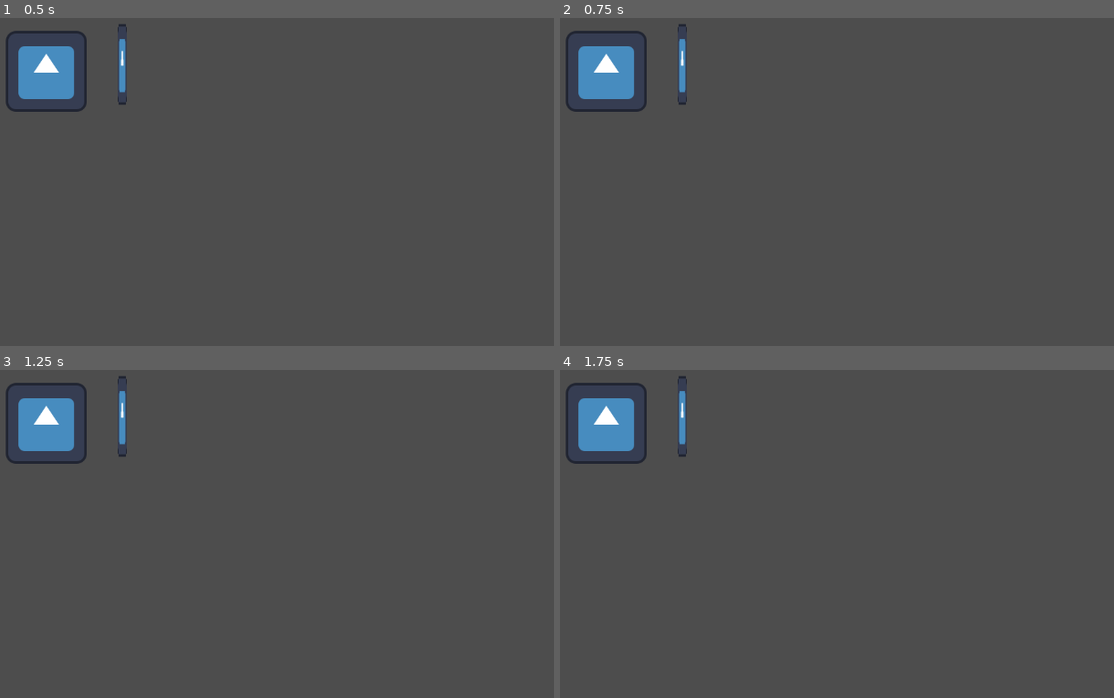
Above: before the commit, frames 1-4 (two rows, left to right).
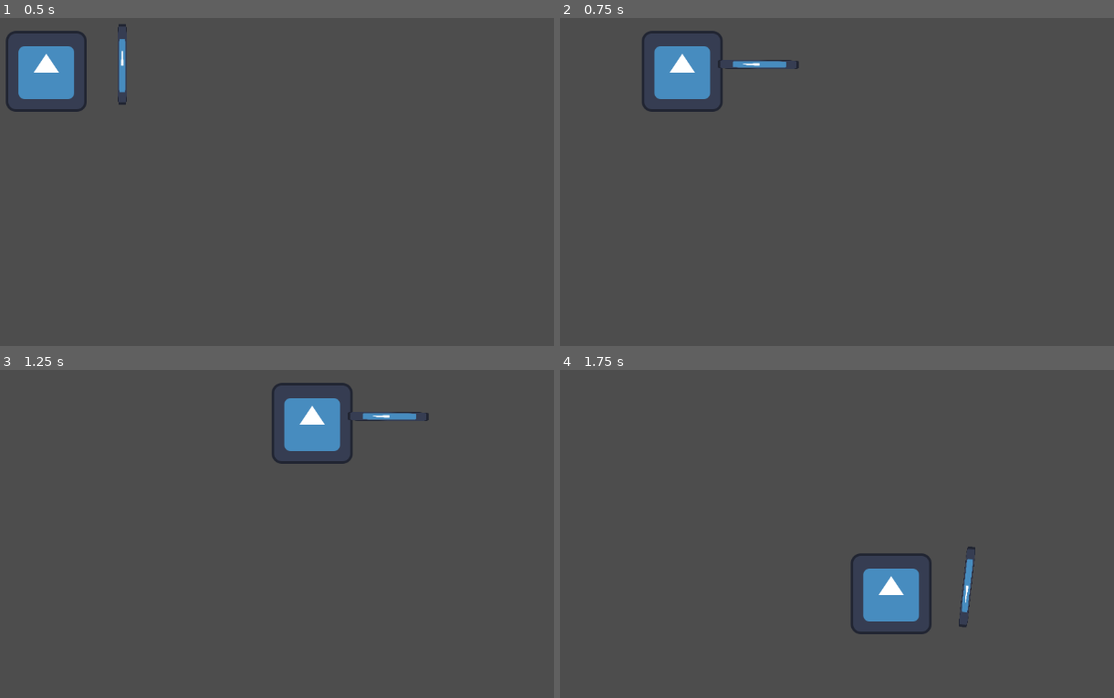
Above: after the commit, the same moments.

Repository: Jose-YP/Melon2023
Game: Godot game, scene res://Scenes/Main.tscn
Same seed, same stepped clock (60 frames per second), same inputs: the game is played once before the commit and once after it. The engine's default icon, where the game draws it, is replaced by a stand-in: a white triangle on a blue panel in a dark square.
Inputs (mouse positions are in pixels of both pictures, inside the frame that each line leads up to):
- Up to frame 1 (0.5 s): no input
- Up to frame 2 (0.75 s): tap Enter at 0.5 s; move the mouse to (909, 119) at 0.52 s; press the mouse at (909, 119) at 0.53 s; hold D (Right, bound only after the commit) from 0.53 s (still down)
- Up to frame 3 (1.25 s): keep holding D (Right, bound only after the commit)
- Up to frame 4 (1.75 s): move the mouse to (604, 514) at 1.27 s; release D (Right, bound only after the commit) at 1.28 s; release the mouse at (604, 514) at 1.28 s; hold S (Down, bound only after the commit) from 1.28 s (still down); click (604, 514) at 1.35 s

Frame 1 is identical in both runs. In frame 2, 4.3% of the frame differs, in the area x 0-44%, y 1-29%; in frame 3, 4.6%, in the area x 0-78%, y 1-29%; in frame 4, 4.6%.

Commit message:
Inputs for player + more scenes

Diff:
--- /dev/null
+++ b/Code/Player.gd
@@ -0,0 +1,38 @@
+extends CharacterBody2D
+
+@export var speed: int = 600
+@export var bowDistance: int = 600
+@export var arrow: PackedScene
+
+@onready var bow = $RangedTools/Bow
+
+var drawingBow: bool = false
+var meleeRange: bool = false
+
+enum location {HIGH,
+	HOVERING,
+	GROUNDED}
+enum method {MISC,
+	MELEE,
+	TRAP}
+
+func _ready():
+	pass
+
+func _process(delta):
+	#REGULAR CONTROL
+	var direction = Input.get_vector("Left","Right","Up","Down")
+	var aim = get_global_mouse_position() - position
+
+	position += direction * speed * delta
+	move_and_slide()
+
+	#RANGED CONTROL
+	if not meleeRange:
+		if drawingBow:
+			if Input.is_action_just_released("Action"):
+				drawingBow = false
+		else:
+			if Input.is_action_pressed("Action"):
+				drawingBow = true
+				bow.look_at(aim)
--- a/Scenes/Main.tscn
+++ b/Scenes/Main.tscn
@@ -6,5 +6,14 @@
 [node name="Node2D" type="Node2D"]
 script = ExtResource("1_v2ock")
 
-[node name="CharacterBody2D" parent="." instance=ExtResource("2_ssk07")]
+[node name="Characters" type="Node2D" parent="."]
 position = Vector2(348, 214)
+
+[node name="Player" parent="." instance=ExtResource("2_ssk07")]
+position = Vector2(348, 214)
+
+[node name="UI" type="Control" parent="."]
+layout_mode = 3
+anchors_preset = 0
+offset_right = 1154.0
+offset_bottom = 648.0
--- a/Scenes/Player.tscn
+++ b/Scenes/Player.tscn
@@ -1,20 +1,23 @@
-[gd_scene load_steps=3 format=3 uid="uid://b6sosotfcatui"]
+[gd_scene load_steps=6 format=3 uid="uid://b6sosotfcatui"]
 
 [ext_resource type="Texture2D" uid="uid://demmdpdkaxemx" path="res://Assets/icon.svg" id="1_i67so"]
+[ext_resource type="Script" path="res://Code/Player.gd" id="1_pcrn1"]
+[ext_resource type="PackedScene" uid="uid://xxkvaoecflv4" path="res://Scenes/arrow.tscn" id="2_1vbe6"]
+
+[sub_resource type="RectangleShape2D" id="RectangleShape2D_hy7cw"]
+size = Vector2(215, 196)
 
 [sub_resource type="RectangleShape2D" id="RectangleShape2D_6xev0"]
 size = Vector2(117, 119)
 
 [node name="Player" type="CharacterBody2D"]
 motion_mode = 1
+script = ExtResource("1_pcrn1")
+arrow = ExtResource("2_1vbe6")
 
 [node name="Character" type="Sprite2D" parent="."]
 position = Vector2(2, -1)
 texture = ExtResource("1_i67so")
-
-[node name="Hitbox" type="CollisionShape2D" parent="."]
-position = Vector2(2.5, -0.5)
-shape = SubResource("RectangleShape2D_6xev0")
 
 [node name="RangedTools" type="Node2D" parent="."]
 
@@ -22,3 +25,18 @@
 position = Vector2(122, -12)
 scale = Vector2(0.109375, 1)
 texture = ExtResource("1_i67so")
+
+[node name="MeleeTools" type="Node2D" parent="."]
+
+[node name="MeleeRange" type="Area2D" parent="MeleeTools"]
+
+[node name="CollisionShape2D" type="CollisionShape2D" parent="MeleeTools/MeleeRange"]
+position = Vector2(5.5, 7)
+shape = SubResource("RectangleShape2D_hy7cw")
+debug_color = Color(0.843137, 0.380392, 0, 0.419608)
+
+[node name="TrapTools" type="Node2D" parent="."]
+
+[node name="Hitbox" type="CollisionShape2D" parent="."]
+position = Vector2(2.5, -0.5)
+shape = SubResource("RectangleShape2D_6xev0")
--- /dev/null
+++ b/Scenes/UI.tscn
@@ -0,0 +1,3 @@
+[gd_scene format=3 uid="uid://c7joll78nh307"]
+
+[node name="CanvasLayer" type="CanvasLayer"]
--- /dev/null
+++ b/Scenes/character.tscn
@@ -0,0 +1,24 @@
+[gd_scene load_steps=3 format=3 uid="uid://26yvoiikd1pl"]
+
+[ext_resource type="Texture2D" uid="uid://demmdpdkaxemx" path="res://Assets/icon.svg" id="1_k7qb8"]
+
+[sub_resource type="RectangleShape2D" id="RectangleShape2D_ofii5"]
+size = Vector2(126, 124)
+
+[node name="StaticBody2D" type="StaticBody2D"]
+
+[node name="Icon" type="Sprite2D" parent="."]
+position = Vector2(-1, 1)
+texture = ExtResource("1_k7qb8")
+
+[node name="CollisionShape2D" type="CollisionShape2D" parent="."]
+shape = SubResource("RectangleShape2D_ofii5")
+
+[node name="Node2D" type="Node2D" parent="."]
+
+[node name="Forward" type="RayCast2D" parent="Node2D"]
+target_position = Vector2(120, 0)
+
+[node name="Up" type="RayCast2D" parent="Node2D"]
+scale = Vector2(-1, -1)
+target_position = Vector2(0, 120)
--- /dev/null
+++ b/Scenes/lover.tscn
@@ -0,0 +1,5 @@
+[gd_scene load_steps=2 format=3 uid="uid://dpgn1fr0s7wmq"]
+
+[ext_resource type="PackedScene" uid="uid://26yvoiikd1pl" path="res://Scenes/character.tscn" id="1_3vq3f"]
+
+[node name="StaticBody2D" instance=ExtResource("1_3vq3f")]
--- a/project.godot
+++ b/project.godot
@@ -14,3 +14,35 @@
 run/main_scene="res://Scenes/Main.tscn"
 config/features=PackedStringArray("4.1", "Forward Plus")
 config/icon="res://Assets/icon.svg"
+
+[input]
+
+Action={
+"deadzone": 0.5,
+"events": [Object(InputEventMouseButton,"resource_local_to_scene":false,"resource_name":"","device":-1,"window_id":0,"alt_pressed":false,"shift_pressed":false,"ctrl_pressed":false,"meta_pressed":false,"button_mask":0,"position":Vector2(0, 0),"global_position":Vector2(0, 0),"factor":1.0,"button_index":1,"canceled":false,"pressed":false,"double_click":false,"script":null)
+]
+}
+Up={
+"deadzone": 0.5,
+"events": [Object(InputEventKey,"resource_local_to_scene":false,"resource_name":"","device":-1,"window_id":0,"alt_pressed":false,"shift_pressed":false,"ctrl_pressed":false,"meta_pressed":false,"pressed":false,"keycode":0,"physical_keycode":87,"key_label":0,"unicode":119,"echo":false,"script":null)
+, Object(InputEventKey,"resource_local_to_scene":false,"resource_name":"","device":-1,"window_id":0,"alt_pressed":false,"shift_pressed":false,"ctrl_pressed":false,"meta_pressed":false,"pressed":false,"keycode":0,"physical_keycode":4194320,"key_label":0,"unicode":0,"echo":false,"script":null)
+]
+}
+Down={
+"deadzone": 0.5,
+"events": [Object(InputEventKey,"resource_local_to_scene":false,"resource_name":"","device":-1,"window_id":0,"alt_pressed":false,"shift_pressed":false,"ctrl_pressed":false,"meta_pressed":false,"pressed":false,"keycode":0,"physical_keycode":83,"key_label":0,"unicode":115,"echo":false,"script":null)
+, Object(InputEventKey,"resource_local_to_scene":false,"resource_name":"","device":-1,"window_id":0,"alt_pressed":false,"shift_pressed":false,"ctrl_pressed":false,"meta_pressed":false,"pressed":false,"keycode":0,"physical_keycode":4194322,"key_label":0,"unicode":0,"echo":false,"script":null)
+]
+}
+Left={
+"deadzone": 0.5,
+"events": [Object(InputEventKey,"resource_local_to_scene":false,"resource_name":"","device":-1,"window_id":0,"alt_pressed":false,"shift_pressed":false,"ctrl_pressed":false,"meta_pressed":false,"pressed":false,"keycode":0,"physical_keycode":65,"key_label":0,"unicode":97,"echo":false,"script":null)
+, Object(InputEventKey,"resource_local_to_scene":false,"resource_name":"","device":-1,"window_id":0,"alt_pressed":false,"shift_pressed":false,"ctrl_pressed":false,"meta_pressed":false,"pressed":false,"keycode":0,"physical_keycode":4194319,"key_label":0,"unicode":0,"echo":false,"script":null)
+]
+}
+Right={
+"deadzone": 0.5,
+"events": [Object(InputEventKey,"resource_local_to_scene":false,"resource_name":"","device":-1,"window_id":0,"alt_pressed":false,"shift_pressed":false,"ctrl_pressed":false,"meta_pressed":false,"pressed":false,"keycode":0,"physical_keycode":68,"key_label":0,"unicode":100,"echo":false,"script":null)
+, Object(InputEventKey,"resource_local_to_scene":false,"resource_name":"","device":-1,"window_id":0,"alt_pressed":false,"shift_pressed":false,"ctrl_pressed":false,"meta_pressed":false,"pressed":false,"keycode":0,"physical_keycode":4194321,"key_label":0,"unicode":0,"echo":false,"script":null)
+]
+}
